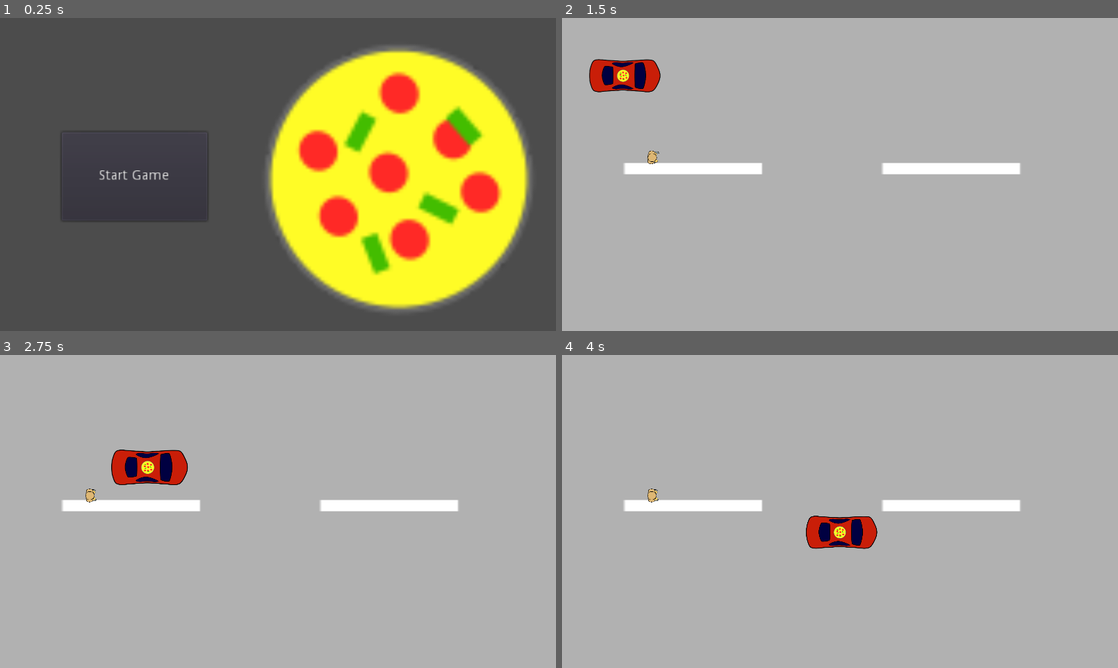
Above: before the commit, frames 1-4 (two rows, left to right).
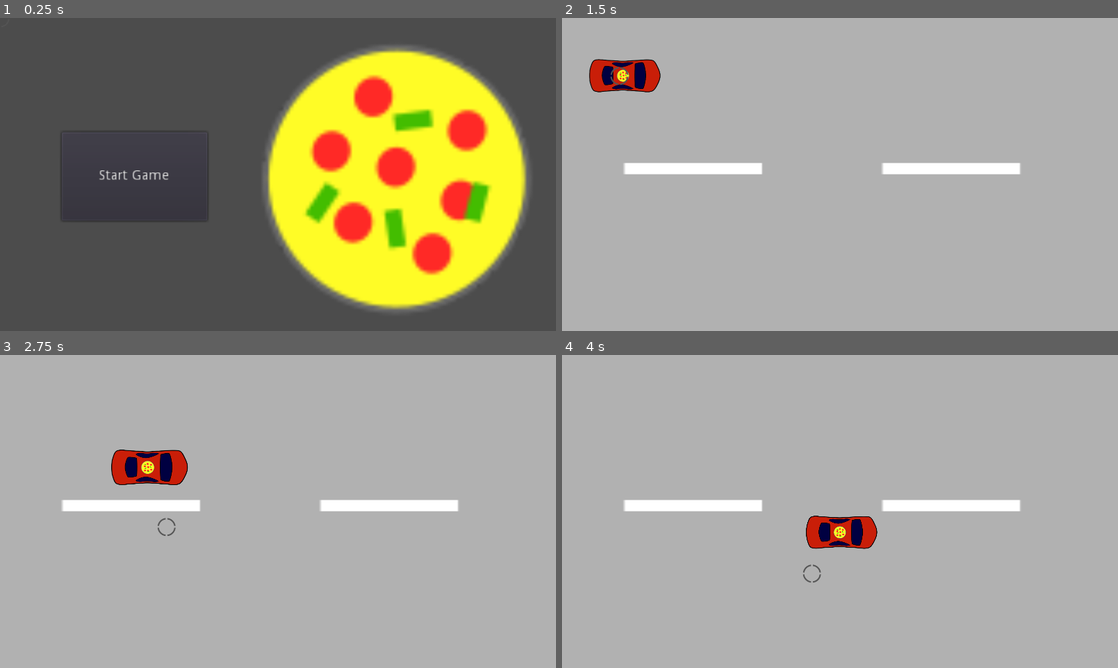
Above: after the commit, the same moments.

Repository: TheNeoGameFactory/Trijam-67-Disco-Pizza-Service
Game: Godot game, scene res://scenes/main_level/main_level.tscn
Same seed, same stepped clock (60 frames per second), same inputs: the game is played once before the commit and once after it. The project has no main scene, so this scene is started directly. Sound files missing from this copy of the repository are replaced by a short silence.
Inputs (mouse positions are in pixels of both pictures, inside the frame that each line leads up to):
- Up to frame 1 (0.25 s): no input
- Up to frame 2 (1.5 s): click "Start Game" at 0.5 s; move the mouse to (617, 77) at 1.27 s; hold Right (car_right) from 1.28 s (still down); click (617, 77) at 1.42 s
- Up to frame 3 (2.75 s): move the mouse to (166, 527) at 2.02 s; release Right (car_right) at 2.03 s; hold Down (car_down) from 2.03 s (still down); click (166, 527) at 2.17 s
- Up to frame 4 (4 s): move the mouse to (895, 442) at 2.77 s; release Down (car_down) at 2.78 s; hold Right (car_right) 2.78-3.53 s; click (895, 442) at 2.92 s; move the mouse to (812, 574) at 3.52 s; hold Up (car_up) from 3.53 s (still down); click (812, 574) at 3.67 s

The runs differ from the first frame. In frame 1, 12% of the frame differs, in the area x 48-96%, y 11-92%; in frame 2, 0.1%; in frame 3, 0.1%; in frame 4, 0.1%.

Commit message:
Barrikade, Mauscursor, kollision Barrikade + bewegung

Diff:
--- /dev/null
+++ b/Disco Pizza Service/Scenes/Barrikade/Barrikade.gd
@@ -0,0 +1,23 @@
+extends Area2D
+
+
+# Declare member variables here. Examples:
+# var a = 2
+# var b = "text"
+
+
+# Called when the node enters the scene tree for the first time.
+func _ready():
+	pass # Replace with function body.
+
+
+# Called every frame. 'delta' is the elapsed time since the previous frame.
+func _process(delta):
+	translate(Vector2(-8,0))
+	pass
+
+
+func _on_Barrikade_body_entered(body):
+	if body.get_name() == "Car":
+		queue_free()
+	pass # Replace with function body.
--- /dev/null
+++ b/Disco Pizza Service/Scenes/Barrikade/Barrikade.tscn
@@ -0,0 +1,33 @@
+[gd_scene load_steps=6 format=2]
+
+[ext_resource path="res://Sprites/Barrikade/Barrikade.svg" type="Texture" id=1]
+[ext_resource path="res://scenes/Barrikade/Barrikade.gd" type="Script" id=2]
+
+[sub_resource type="AtlasTexture" id=1]
+flags = 4
+atlas = ExtResource( 1 )
+region = Rect2( 0, 0, 198, 280 )
+
+[sub_resource type="SpriteFrames" id=2]
+animations = [ {
+"frames": [ SubResource( 1 ) ],
+"loop": true,
+"name": "default",
+"speed": 5.0
+} ]
+
+[sub_resource type="RectangleShape2D" id=3]
+extents = Vector2( 50.4804, 109.053 )
+
+[node name="Barrikade" type="Area2D"]
+collision_mask = 3
+script = ExtResource( 2 )
+
+[node name="AnimatedSprite" type="AnimatedSprite" parent="."]
+position = Vector2( 13.3221, 3.6333 )
+frames = SubResource( 2 )
+
+[node name="CollisionShape2D" type="CollisionShape2D" parent="."]
+position = Vector2( -1.74792, -9.32233 )
+shape = SubResource( 3 )
+[connection signal="body_entered" from="." to="." method="_on_Barrikade_body_entered"]
--- a/Disco Pizza Service/Scenes/Demo Level/Demo Level.tscn
+++ b/Disco Pizza Service/Scenes/Demo Level/Demo Level.tscn
@@ -1,8 +1,7 @@
-[gd_scene load_steps=4 format=2]
+[gd_scene load_steps=3 format=2]
 
 [ext_resource path="res://Scenes/Car/Street.tscn" type="PackedScene" id=1]
 [ext_resource path="res://Scenes/Car/PizzaCar.tscn" type="PackedScene" id=2]
-[ext_resource path="res://Scenes/Enemys/Enemy.tscn" type="PackedScene" id=3]
 
 [node name="Demo Level" type="Node2D"]
 position = Vector2( -8.04883, -2.01221 )
@@ -16,11 +15,6 @@
 rotation = 1.5708
 scale = Vector2( 0.540592, 0.540592 )
 
-[node name="Enemy" parent="." instance=ExtResource( 3 )]
-position = Vector2( 320.164, 485.302 )
-rotation = 1.5708
-scale = Vector2( 0.145427, 0.145427 )
-
 [node name="Umrandung" type="StaticBody2D" parent="."]
 
 [node name="CollisionPolygon2D" type="CollisionPolygon2D" parent="Umrandung"]
--- a/Disco Pizza Service/Scenes/Enemys/Enemy.tscn
+++ b/Disco Pizza Service/Scenes/Enemys/Enemy.tscn
@@ -42,7 +42,7 @@
 position = Vector2( 0, 2 )
 frames = SubResource( 5 )
 animation = "Walk"
-frame = 3
+frame = 1
 playing = true
 
 [node name="CollisionShape2D" type="CollisionShape2D" parent="."]
--- a/Disco Pizza Service/Scenes/Geschoss/PizzaGeschoss.tscn
+++ b/Disco Pizza Service/Scenes/Geschoss/PizzaGeschoss.tscn
@@ -52,6 +52,7 @@
 scale = Vector2( 0.504001, 0.501794 )
 frames = SubResource( 7 )
 animation = "Drehung"
+frame = 4
 playing = true
 
 [node name="CollisionShape2D" type="CollisionShape2D" parent="."]
--- /dev/null
+++ b/Disco Pizza Service/Scenes/Mouse Cursor/Mouse.gd
@@ -0,0 +1,18 @@
+extends Node2D
+
+
+# Declare member variables here. Examples:
+# var a = 2
+# var b = "text"
+
+
+# Called when the node enters the scene tree for the first time.
+func _ready():
+	Input.set_mouse_mode(Input.MOUSE_MODE_HIDDEN)
+	pass # Replace with function body.
+
+
+# Called every frame. 'delta' is the elapsed time since the previous frame.
+func _process(delta):
+	position = get_global_mouse_position()
+	pass
--- /dev/null
+++ b/Disco Pizza Service/Scenes/Mouse Cursor/Mouse.tscn
@@ -0,0 +1,24 @@
+[gd_scene load_steps=5 format=2]
+
+[ext_resource path="res://Sprites/Maus/Maus.svg" type="Texture" id=1]
+[ext_resource path="res://scenes/Mouse Cursor/Mouse.gd" type="Script" id=2]
+
+[sub_resource type="AtlasTexture" id=1]
+flags = 4
+atlas = ExtResource( 1 )
+region = Rect2( 0, 0, 99, 93 )
+
+[sub_resource type="SpriteFrames" id=2]
+animations = [ {
+"frames": [ SubResource( 1 ) ],
+"loop": true,
+"name": "default",
+"speed": 5.0
+} ]
+
+[node name="Mouse" type="Node2D"]
+script = ExtResource( 2 )
+
+[node name="AnimatedSprite" type="AnimatedSprite" parent="."]
+position = Vector2( -2.77405, -2.79108 )
+frames = SubResource( 2 )
--- /dev/null
+++ b/Disco Pizza Service/Sprites/Barrikade/Barrikade.svg
@@ -0,0 +1,93 @@
+<?xml version="1.0" encoding="UTF-8" standalone="no"?>
+<!-- Created with Inkscape (http://www.inkscape.org/) -->
+
+<svg
+   xmlns:dc="http://purl.org/dc/elements/1.1/"
+   xmlns:cc="http://creativecommons.org/ns#"
+   xmlns:rdf="http://www.w3.org/1999/02/22-rdf-syntax-ns#"
+   xmlns:svg="http://www.w3.org/2000/svg"
+   xmlns="http://www.w3.org/2000/svg"
+   xmlns:xlink="http://www.w3.org/1999/xlink"
+   xmlns:sodipodi="http://sodipodi.sourceforge.net/DTD/sodipodi-0.dtd"
+   xmlns:inkscape="http://www.inkscape.org/namespaces/inkscape"
+   width="210mm"
+   height="297mm"
+   viewBox="0 0 210 297"
+   version="1.1"
+   id="svg8"
+   inkscape:version="0.92.2 5c3e80d, 2017-08-06"
+   sodipodi:docname="Barrikade.svg">
+  <defs
+     id="defs2">
+    <linearGradient
+       inkscape:collect="always"
+       id="linearGradient834">
+      <stop
+         style="stop-color:#a4a4a4;stop-opacity:1;"
+         offset="0"
+         id="stop830" />
+      <stop
+         style="stop-color:#a4a4a4;stop-opacity:0;"
+         offset="1"
+         id="stop832" />
+    </linearGradient>
+    <radialGradient
+       inkscape:collect="always"
+       xlink:href="#linearGradient834"
+       id="radialGradient838"
+       cx="7.1469188"
+       cy="34.176632"
+       fx="7.1469188"
+       fy="34.176632"
+       r="8.42896"
+       gradientTransform="matrix(1.1023335,-0.03936944,0.15147827,4.2413495,9.0120703,-111.81849)"
+       gradientUnits="userSpaceOnUse" />
+  </defs>
+  <sodipodi:namedview
+     id="base"
+     pagecolor="#ffffff"
+     bordercolor="#666666"
+     borderopacity="1.0"
+     inkscape:pageopacity="0.0"
+     inkscape:pageshadow="2"
+     inkscape:zoom="1.5946429"
+     inkscape:cx="247.14286"
+     inkscape:cy="877.14286"
+     inkscape:document-units="mm"
+     inkscape:current-layer="layer1"
+     showgrid="false"
+     inkscape:window-width="1920"
+     inkscape:window-height="1106"
+     inkscape:window-x="0"
+     inkscape:window-y="1"
+     inkscape:window-maximized="1" />
+  <metadata
+     id="metadata5">
+    <rdf:RDF>
+      <cc:Work
+         rdf:about="">
+        <dc:format>image/svg+xml</dc:format>
+        <dc:type
+           rdf:resource="http://purl.org/dc/dcmitype/StillImage" />
+        <dc:title></dc:title>
+      </cc:Work>
+    </rdf:RDF>
+  </metadata>
+  <g
+     inkscape:label="Ebene 1"
+     inkscape:groupmode="layer"
+     id="layer1">
+    <path
+       style="opacity:1;fill:#7a7a7a;fill-opacity:1;fill-rule:nonzero;stroke:#000000;stroke-width:0.5;stroke-linejoin:round;stroke-miterlimit:4;stroke-dasharray:none;stroke-opacity:1"
+       d="m 11.448488,10.953714 c 0,0 6.950296,-3.501938 10.701847,-3.4843225 3.646534,0.017122 10.370007,3.4843225 10.370007,3.4843225 0,0 -2.488801,15.386096 -2.488801,23.145855 0,7.759759 2.488801,23.145855 2.488801,23.145855 0,0 -6.781482,3.982083 -10.535927,3.982083 -3.754445,0 -10.535927,-3.982083 -10.535927,-3.982083 0,0 3.152482,-15.359337 3.152482,-23.145855 0,-7.786518 -3.152482,-23.145855 -3.152482,-23.145855 z"
+       id="rect815"
+       inkscape:connector-curvature="0"
+       sodipodi:nodetypes="cacacacac" />
+    <path
+       sodipodi:nodetypes="cacacacac"
+       inkscape:connector-curvature="0"
+       id="path818"
+       d="m 13.555455,15.63217 c 0,0 5.560381,-2.801623 8.5617,-2.78753 2.917302,0.0137 8.29622,2.78753 8.29622,2.78753 0,0 -1.991093,12.309195 -1.991093,18.517163 0,6.207968 1.991093,18.517163 1.991093,18.517163 0,0 -5.425326,3.185749 -8.42896,3.185749 -3.003634,0 -8.42896,-3.185749 -8.42896,-3.185749 0,0 2.522051,-12.287787 2.522051,-18.517163 0,-6.229376 -2.522051,-18.517163 -2.522051,-18.517163 z"
+       style="opacity:1;fill:url(#radialGradient838);fill-opacity:1;fill-rule:nonzero;stroke:none;stroke-width:0.40001035;stroke-linejoin:round;stroke-miterlimit:4;stroke-dasharray:none;stroke-opacity:1" />
+  </g>
+</svg>
--- /dev/null
+++ b/Disco Pizza Service/Sprites/Maus/Maus.svg
@@ -0,0 +1,62 @@
+<?xml version="1.0" encoding="UTF-8" standalone="no"?>
+<!-- Created with Inkscape (http://www.inkscape.org/) -->
+
+<svg
+   xmlns:dc="http://purl.org/dc/elements/1.1/"
+   xmlns:cc="http://creativecommons.org/ns#"
+   xmlns:rdf="http://www.w3.org/1999/02/22-rdf-syntax-ns#"
+   xmlns:svg="http://www.w3.org/2000/svg"
+   xmlns="http://www.w3.org/2000/svg"
+   xmlns:sodipodi="http://sodipodi.sourceforge.net/DTD/sodipodi-0.dtd"
+   xmlns:inkscape="http://www.inkscape.org/namespaces/inkscape"
+   width="210mm"
+   height="297mm"
+   viewBox="0 0 210 297"
+   version="1.1"
+   id="svg8"
+   inkscape:version="0.92.2 5c3e80d, 2017-08-06"
+   sodipodi:docname="Maus.svg">
+  <defs
+     id="defs2" />
+  <sodipodi:namedview
+     id="base"
+     pagecolor="#ffffff"
+     bordercolor="#666666"
+     borderopacity="1.0"
+     inkscape:pageopacity="0.0"
+     inkscape:pageshadow="2"
+     inkscape:zoom="1.8614589"
+     inkscape:cx="236.62531"
+     inkscape:cy="985.77719"
+     inkscape:document-units="mm"
+     inkscape:current-layer="layer1"
+     showgrid="false"
+     inkscape:window-width="1920"
+     inkscape:window-height="1106"
+     inkscape:window-x="0"
+     inkscape:window-y="1"
+     inkscape:window-maximized="1"
+     units="mm" />
+  <metadata
+     id="metadata5">
+    <rdf:RDF>
+      <cc:Work
+         rdf:about="">
+        <dc:format>image/svg+xml</dc:format>
+        <dc:type
+           rdf:resource="http://purl.org/dc/dcmitype/StillImage" />
+        <dc:title></dc:title>
+      </cc:Work>
+    </rdf:RDF>
+  </metadata>
+  <g
+     inkscape:label="Ebene 1"
+     inkscape:groupmode="layer"
+     id="layer1">
+    <path
+       style="opacity:1;fill:#565656;fill-opacity:0.98270892;fill-rule:nonzero;stroke:none;stroke-width:0.29681823;stroke-linejoin:round;stroke-miterlimit:4;stroke-dasharray:none;stroke-opacity:1"
+       d="m 14.350485,4.3961969 v 1.28506 a 6.9897604,6.9897604 0 0 1 6.173136,5.8666711 h 1.290581 A 8.2736827,8.2736827 0 0 0 14.350485,4.3961969 Z m -1.55563,0.0031 A 8.2736827,8.2736827 0 0 0 5.4296098,11.547961 h 1.29733 A 6.9897604,6.9897604 0 0 1 12.794855,5.6996969 Z M 5.3835938,13.320786 a 8.2736827,8.2736827 0 0 0 7.4112612,7.533968 v -1.28816 A 6.9897604,6.9897604 0 0 1 6.6754038,13.320753 Z m 15.1927902,0 a 6.9897604,6.9897604 0 0 1 -6.225899,6.254429 v 1.293344 a 8.2736827,8.2736827 0 0 0 7.515255,-7.547773 z"
+       id="path880"
+       inkscape:connector-curvature="0" />
+  </g>
+</svg>
--- a/Disco Pizza Service/scenes/main_level/main_level.gd
+++ b/Disco Pizza Service/scenes/main_level/main_level.gd
@@ -40,5 +40,5 @@
 	var pizza = pizzaGeschoss.instance()
 	var origin = $"Demo Level/Car".position
 	add_child(pizza)
-	pizza.init(origin,get_local_mouse_position())
+	pizza.init(origin,get_global_mouse_position())
 	pass
--- a/Disco Pizza Service/scenes/main_level/main_level.tscn
+++ b/Disco Pizza Service/scenes/main_level/main_level.tscn
@@ -1,9 +1,10 @@
-[gd_scene load_steps=6 format=2]
+[gd_scene load_steps=7 format=2]
 
 [ext_resource path="res://scenes/sound-detector+player/sound_detector+player.tscn" type="PackedScene" id=1]
 [ext_resource path="res://scenes/main_level/main_level.gd" type="Script" id=2]
 [ext_resource path="res://scenes/Demo Level/Demo Level.tscn" type="PackedScene" id=3]
 [ext_resource path="res://scenes/Geschoss/PizzaGeschoss.tscn" type="PackedScene" id=4]
+[ext_resource path="res://scenes/Mouse Cursor/Mouse.tscn" type="PackedScene" id=5]
 
 [sub_resource type="Animation" id=1]
 resource_name = "blink_colorRect"
@@ -68,6 +69,8 @@
 
 [node name="AnimationPlayer" type="AnimationPlayer" parent="."]
 anims/blink_colorRect = SubResource( 1 )
+
+[node name="Mouse" parent="." instance=ExtResource( 5 )]
 [connection signal="music_started" from="." to="sound_detector+player" method="music_should_start"]
 [connection signal="music_stoped" from="." to="sound_detector+player" method="music_should_stop"]
 [connection signal="barrikaden_spawn_now" from="sound_detector+player" to="." method="_on_sound_detectorplayer_barrikaden_spawn_now"]
Not shown, added: Disco Pizza Service/Sprites/Barrikade/Barrikade.svg.import
Not shown, added: Disco Pizza Service/Sprites/Maus/Maus.svg.import
